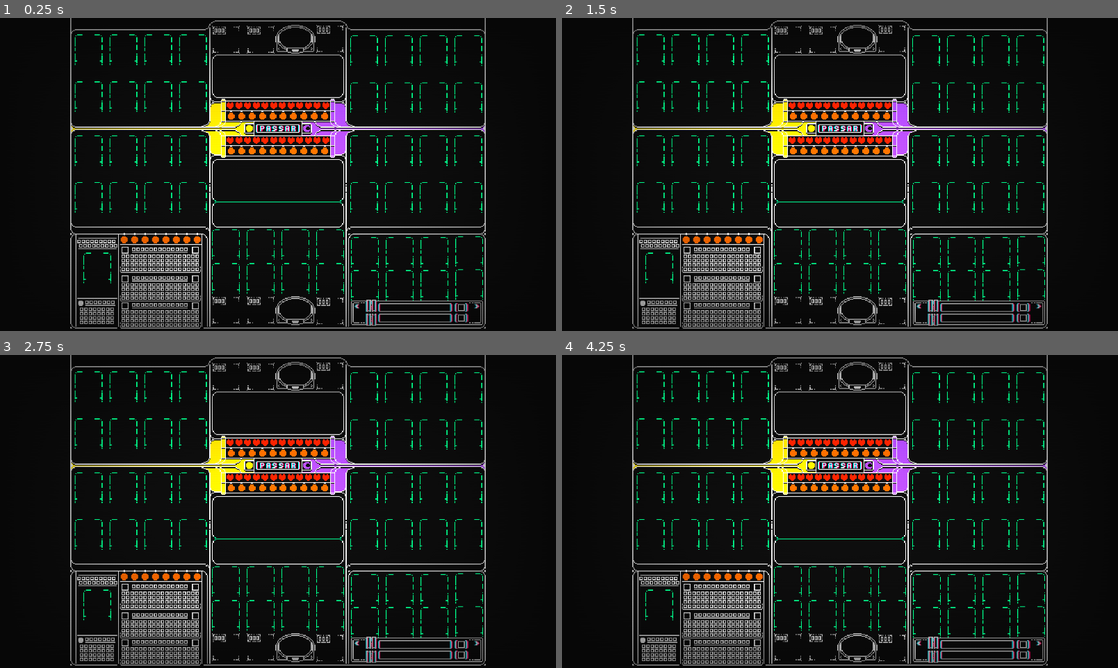
Above: before the commit, frames 1-4 (two rows, left to right).
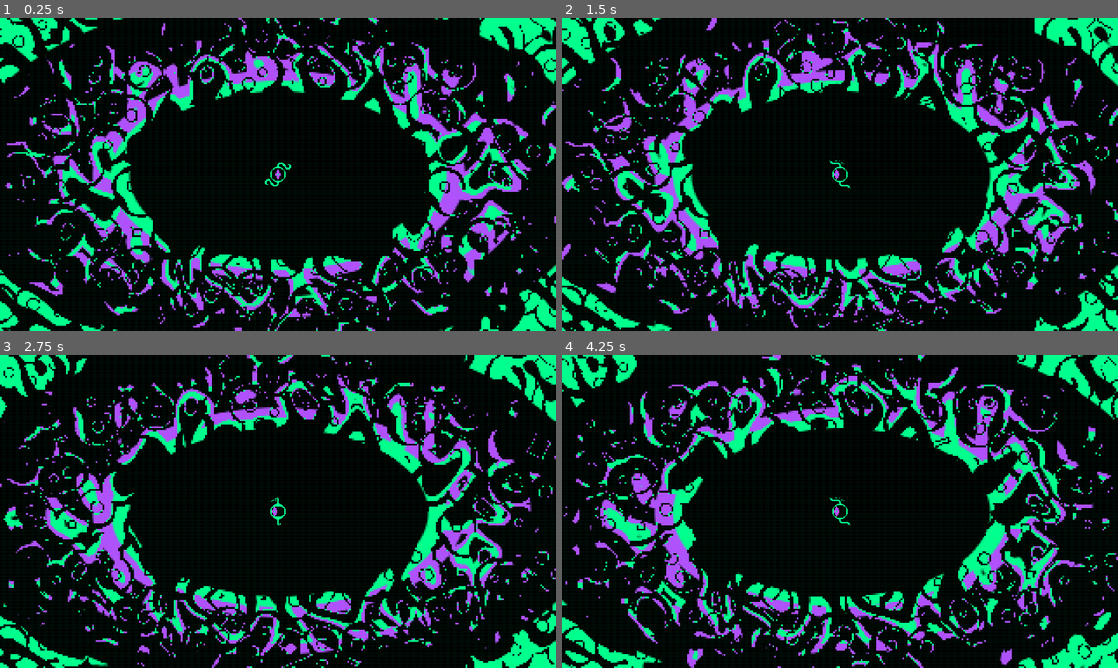
Above: after the commit, the same moments.

Repository: FaunaPolaris/HomeMadeCCG
Game: Godot game, scene res://scenes/main_screen.tscn
The game is run twice, just before and just after one commit, with the same random seed, the same clock (stepped at 60 frames per second) and the same inputs. Before the commit the project has no main scene; this scene is started directly in both runs.
Inputs (mouse positions are in pixels of both pictures, inside the frame that each line leads up to):
- Up to frame 1 (0.25 s): no input
- Up to frame 2 (1.5 s): move the mouse to (650, 155) at 0.52 s; move the mouse to (684, 155) at 1.27 s
- Up to frame 3 (2.75 s): move the mouse to (155, 492) at 2.02 s
- Up to frame 4 (4.25 s): move the mouse to (756, 492) at 2.77 s; move the mouse to (650, 539) at 3.52 s

The runs differ from the first frame. In frame 1, 33% of the frame differs, in the area x 0-100%, y 0-100%; in frame 2, 33%; in frame 3, 33%; in frame 4, 33%.

Commit message:
eye follow mouse

Diff:
--- a/assets/fonts/pixelCode/PixelCode-ascii.tres
+++ /dev/null
@@ -1,12 +0,0 @@
-[gd_resource type="FontVariation" format=3 uid="uid://u8p75juxej0k"]
-
-[ext_resource type="FontFile" uid="uid://bty1pp6s8t50f" path="res://assets/fonts/pixelCode/PixelCode.ttf" id="1_n4uuk"]
-
-[resource]
-base_font = ExtResource("1_n4uuk")
-opentype_features = {
-1818847073: 0
-}
-spacing_glyph = 3
-spacing_top = -6
-spacing_bottom = -6
--- a/project.godot
+++ b/project.godot
@@ -11,6 +11,7 @@
 [application]
 
 config/name="HomeMadeCCG"
+run/main_scene="uid://bdu40nrmmxdpv"
 config/features=PackedStringArray("4.7", "Forward Plus")
 config/icon="res://icon.svg"
 
--- a/scenes/main_screen.tscn
+++ b/scenes/main_screen.tscn
@@ -1,78 +1,74 @@
 [gd_scene format=3 uid="uid://bdu40nrmmxdpv"]
 
 [ext_resource type="Texture2D" uid="uid://f7bcjx5cxiwo" path="res://assets/interface/fullScreen.png" id="1_7fvvs"]
-[ext_resource type="Shader" uid="uid://bkxddtwrkqf6k" path="res://resources/shaders/ditheing.gdshader" id="2_kusfh"]
-[ext_resource type="PackedScene" uid="uid://b32tohjkxe4gr" path="res://scenes/board.tscn" id="3_aum10"]
-[ext_resource type="PackedScene" uid="uid://das8ust08qhbe" path="res://scenes/Card.tscn" id="4_lushf"]
-[ext_resource type="PackedScene" uid="uid://cnimoriqnc8d8" path="res://scenes/pile_info.tscn" id="4_w87pm"]
+[ext_resource type="Shader" uid="uid://by0kyii641h7y" path="res://resources/shaders/clouds.gdshader" id="1_kusfh"]
+[ext_resource type="PackedScene" uid="uid://cw8ikblukwfab" path="res://scenes/player.tscn" id="3_aum10"]
+
+[sub_resource type="Gradient" id="Gradient_lushf"]
+offsets = PackedFloat32Array(0.1456693, 0.16929133, 0.22047244, 0.22834645, 0.42125985, 0.46456692, 0.5511811, 0.8543307)
+colors = PackedColorArray(-0.13009879, -0.13009879, -0.13009879, 1, 1.1245995, 1.1245995, 1.1245995, 1, 1.1208677, 1.1208677, 1.1208677, 1, 0, 0, 0, 1, 0, 0, 0, 1, 1, 1, 1, 1, 1, 1, 1, 1, 0, 0, 0, 1)
+
+[sub_resource type="FastNoiseLite" id="FastNoiseLite_aum10"]
+noise_type = 3
+fractal_type = 2
+fractal_lacunarity = 0.0
+fractal_weighted_strength = 0.5
+
+[sub_resource type="NoiseTexture2D" id="NoiseTexture2D_kusfh"]
+noise = SubResource("FastNoiseLite_aum10")
+color_ramp = SubResource("Gradient_lushf")
+seamless = true
+
+[sub_resource type="Gradient" id="Gradient_23dc1"]
+interpolation_mode = 1
+offsets = PackedFloat32Array(0.2480315, 0.27952754, 0.32677165, 0.7480315, 0.77952754)
+colors = PackedColorArray(0, 0, 0, 1, 1, 1, 1, 1, 0, 0, 0, 1, 0, 0, 0, 1, 1, 1, 1, 1)
+
+[sub_resource type="FastNoiseLite" id="FastNoiseLite_a46j4"]
+noise_type = 2
+frequency = 0.0025
+fractal_type = 3
+fractal_lacunarity = 1.6
+fractal_gain = -4.5
+
+[sub_resource type="NoiseTexture2D" id="NoiseTexture2D_w87pm"]
+noise = SubResource("FastNoiseLite_a46j4")
+color_ramp = SubResource("Gradient_23dc1")
+seamless = true
+seamless_blend_skirt = 0.141
+
+[sub_resource type="Gradient" id="Gradient_aum10"]
+interpolation_mode = 1
+offsets = PackedFloat32Array(0.2007874, 0.4055118, 0.53543305, 0.57086617, 0.6062992, 0.86220473)
+colors = PackedColorArray(0, 0, 0, 1, 0, 0, 0, 1, 0, 1, 0.54901963, 1, 0.7058824, 0.3019608, 1, 1, 0, 0, 0, 1, 0, 1, 0.54901963, 1)
+
+[sub_resource type="GradientTexture1D" id="GradientTexture1D_il54y"]
+gradient = SubResource("Gradient_aum10")
 
 [sub_resource type="ShaderMaterial" id="ShaderMaterial_barbo"]
-shader = ExtResource("2_kusfh")
-shader_parameter/resolution = Vector2(640, 360)
-shader_parameter/scan_line_amount = 0.10000000475
-shader_parameter/warp_amount = 0.0
-shader_parameter/vignette_amount = 0.750000035625
-shader_parameter/vignette_intensity = 0.3
-shader_parameter/grille_amount = 0.10000000475
-shader_parameter/brightness_boost = 1.2
+shader = ExtResource("1_kusfh")
+shader_parameter/pixelation = Vector2(320, 180)
+shader_parameter/cloud_noise1 = SubResource("NoiseTexture2D_kusfh")
+shader_parameter/scroll_speed1 = Vector2(0.02, 0.007)
+shader_parameter/cloud_noise2 = SubResource("NoiseTexture2D_w87pm")
+shader_parameter/scroll_speed2 = Vector2(-0.015, -0.004)
+shader_parameter/center_pos = Vector2(0.5, 0.5)
+shader_parameter/position_impact = 0.75
+shader_parameter/color_gardient = SubResource("GradientTexture1D_il54y")
 
 [node name="main screen" type="Node2D" unique_id=1814321988]
 texture_filter = 1
 scale = Vector2(3, 3)
 
+[node name="background" type="ColorRect" parent="." unique_id=785868584]
+material = SubResource("ShaderMaterial_barbo")
+offset_right = 640.0
+offset_bottom = 360.0
+color = Color(0.08456469, 0.08161908, 0.18327162, 1)
+
 [node name="interface skeleton" type="Sprite2D" parent="." unique_id=848521970]
 position = Vector2(320, 180)
 texture = ExtResource("1_7fvvs")
 
-[node name="background" type="ColorRect" parent="." unique_id=785868584]
-material = SubResource("ShaderMaterial_barbo")
-offset_right = 640.0
-offset_bottom = 360.0
-
-[node name="board" parent="." unique_id=1450812951 instance=ExtResource("3_aum10")]
-position = Vector2(82, 129)
-
-[node name="board2" parent="." unique_id=497333061 instance=ExtResource("3_aum10")]
-position = Vector2(82, 13)
-
-[node name="board3" parent="." unique_id=512210961 instance=ExtResource("3_aum10")]
-position = Vector2(399, 14)
-
-[node name="board4" parent="." unique_id=479860727 instance=ExtResource("3_aum10")]
-position = Vector2(399, 129)
-
-[node name="pile_info" parent="." unique_id=662945716 instance=ExtResource("4_w87pm")]
-position = Vector2(398.99997, 241.00002)
-
-[node name="card_info" type="Node2D" parent="." unique_id=1771088231]
-position = Vector2(82, 241)
-
-[node name="card" parent="card_info" unique_id=1773072902 instance=ExtResource("4_lushf")]
-position = Vector2(13, 27)
-
-[node name="deck_info" type="Node2D" parent="." unique_id=1067763038]
-position = Vector2(244, 244)
-
-[node name="card" parent="deck_info" unique_id=1534479896 instance=ExtResource("4_lushf")]
-position = Vector2(-1, -3)
-
-[node name="card2" parent="deck_info" unique_id=1231707230 instance=ExtResource("4_lushf")]
-position = Vector2(39, -3)
-
-[node name="card3" parent="deck_info" unique_id=1331632340 instance=ExtResource("4_lushf")]
-position = Vector2(79, -3)
-
-[node name="card4" parent="deck_info" unique_id=439196966 instance=ExtResource("4_lushf")]
-position = Vector2(119, -3)
-
-[node name="card5" parent="deck_info" unique_id=199697429 instance=ExtResource("4_lushf")]
-position = Vector2(-1, 36.000008)
-
-[node name="card6" parent="deck_info" unique_id=678551653 instance=ExtResource("4_lushf")]
-position = Vector2(39, 36.000008)
-
-[node name="card7" parent="deck_info" unique_id=939605719 instance=ExtResource("4_lushf")]
-position = Vector2(79, 36.000008)
-
-[node name="card8" parent="deck_info" unique_id=1455400697 instance=ExtResource("4_lushf")]
-position = Vector2(119, 36.000008)
+[node name="player" parent="." unique_id=339894636 instance=ExtResource("3_aum10")]
+position = Vector2(320, 180)
--- /dev/null
+++ b/scenes/player.tscn
@@ -0,0 +1,265 @@
+[gd_scene format=3 uid="uid://cw8ikblukwfab"]
+
+[ext_resource type="Script" uid="uid://g75muqlil1a0" path="res://script/player.gd" id="1_dqkch"]
+[ext_resource type="Texture2D" uid="uid://btx6ldow4qsht" path="res://assets/player/initial/pupil.png" id="1_qhqgy"]
+[ext_resource type="Texture2D" uid="uid://dh5dns8b40bfn" path="res://assets/player/initial/tentacles.png" id="2_dqkch"]
+[ext_resource type="Texture2D" uid="uid://bf2y1bwnabwnv" path="res://assets/player/initial/eye.png" id="3_qlg0r"]
+
+[sub_resource type="AtlasTexture" id="AtlasTexture_tuyoq"]
+atlas = ExtResource("1_qhqgy")
+region = Rect2(0, 0, 32, 32)
+
+[sub_resource type="AtlasTexture" id="AtlasTexture_fjrip"]
+atlas = ExtResource("1_qhqgy")
+region = Rect2(96, 0, 32, 32)
+
+[sub_resource type="AtlasTexture" id="AtlasTexture_smehm"]
+atlas = ExtResource("1_qhqgy")
+region = Rect2(128, 0, 32, 32)
+
+[sub_resource type="AtlasTexture" id="AtlasTexture_qhqgy"]
+atlas = ExtResource("1_qhqgy")
+region = Rect2(0, 0, 32, 32)
+
+[sub_resource type="AtlasTexture" id="AtlasTexture_dqkch"]
+atlas = ExtResource("1_qhqgy")
+region = Rect2(32, 0, 32, 32)
+
+[sub_resource type="AtlasTexture" id="AtlasTexture_qlg0r"]
+atlas = ExtResource("1_qhqgy")
+region = Rect2(64, 0, 32, 32)
+
+[sub_resource type="AtlasTexture" id="AtlasTexture_ur7pv"]
+atlas = ExtResource("1_qhqgy")
+region = Rect2(0, 0, 32, 32)
+
+[sub_resource type="AtlasTexture" id="AtlasTexture_fulsm"]
+atlas = ExtResource("1_qhqgy")
+region = Rect2(128, 0, 32, 32)
+
+[sub_resource type="AtlasTexture" id="AtlasTexture_4r5pv"]
+atlas = ExtResource("1_qhqgy")
+region = Rect2(96, 0, 32, 32)
+
+[sub_resource type="AtlasTexture" id="AtlasTexture_60mlk"]
+atlas = ExtResource("1_qhqgy")
+region = Rect2(0, 0, 32, 32)
+
+[sub_resource type="AtlasTexture" id="AtlasTexture_y4r1p"]
+atlas = ExtResource("1_qhqgy")
+region = Rect2(64, 0, 32, 32)
+
+[sub_resource type="AtlasTexture" id="AtlasTexture_d2wvv"]
+atlas = ExtResource("1_qhqgy")
+region = Rect2(32, 0, 32, 32)
+
+[sub_resource type="AtlasTexture" id="AtlasTexture_3v2ag"]
+atlas = ExtResource("1_qhqgy")
+region = Rect2(0, 0, 32, 32)
+
+[sub_resource type="SpriteFrames" id="SpriteFrames_barbo"]
+animations = [{
+"frames": [{
+"duration": 1.0,
+"texture": SubResource("AtlasTexture_tuyoq")
+}, {
+"duration": 1.0,
+"texture": SubResource("AtlasTexture_fjrip")
+}, {
+"duration": 1.0,
+"texture": SubResource("AtlasTexture_smehm")
+}],
+"loop": 0,
+"name": &"center>left",
+"speed": 5.0
+}, {
+"frames": [{
+"duration": 1.0,
+"texture": SubResource("AtlasTexture_qhqgy")
+}, {
+"duration": 1.0,
+"texture": SubResource("AtlasTexture_dqkch")
+}, {
+"duration": 1.0,
+"texture": SubResource("AtlasTexture_qlg0r")
+}],
+"loop": 0,
+"name": &"center>right",
+"speed": 5.0
+}, {
+"frames": [{
+"duration": 1.0,
+"texture": SubResource("AtlasTexture_ur7pv")
+}],
+"loop": 0,
+"name": &"default",
+"speed": 5.0
+}, {
+"frames": [{
+"duration": 1.0,
+"texture": SubResource("AtlasTexture_fulsm")
+}, {
+"duration": 1.0,
+"texture": SubResource("AtlasTexture_4r5pv")
+}, {
+"duration": 1.0,
+"texture": SubResource("AtlasTexture_60mlk")
+}],
+"loop": 0,
+"name": &"left>center",
+"speed": 5.0
+}, {
+"frames": [{
+"duration": 1.0,
+"texture": SubResource("AtlasTexture_y4r1p")
+}, {
+"duration": 1.0,
+"texture": SubResource("AtlasTexture_d2wvv")
+}, {
+"duration": 1.0,
+"texture": SubResource("AtlasTexture_3v2ag")
+}],
+"loop": 0,
+"name": &"right>center",
+"speed": 5.0
+}]
+
+[sub_resource type="AtlasTexture" id="AtlasTexture_jej6c"]
+atlas = ExtResource("2_dqkch")
+region = Rect2(0, 0, 32, 32)
+
+[sub_resource type="AtlasTexture" id="AtlasTexture_f1ej7"]
+atlas = ExtResource("2_dqkch")
+region = Rect2(32, 0, 32, 32)
+
+[sub_resource type="AtlasTexture" id="AtlasTexture_oprun"]
+atlas = ExtResource("2_dqkch")
+region = Rect2(64, 0, 32, 32)
+
+[sub_resource type="AtlasTexture" id="AtlasTexture_a8ls1"]
+atlas = ExtResource("2_dqkch")
+region = Rect2(96, 0, 32, 32)
+
+[sub_resource type="AtlasTexture" id="AtlasTexture_qfm1y"]
+atlas = ExtResource("2_dqkch")
+region = Rect2(128, 0, 32, 32)
+
+[sub_resource type="AtlasTexture" id="AtlasTexture_i4ail"]
+atlas = ExtResource("2_dqkch")
+region = Rect2(160, 0, 32, 32)
+
+[sub_resource type="AtlasTexture" id="AtlasTexture_a38lo"]
+atlas = ExtResource("2_dqkch")
+region = Rect2(192, 0, 32, 32)
+
+[sub_resource type="AtlasTexture" id="AtlasTexture_4ni07"]
+atlas = ExtResource("2_dqkch")
+region = Rect2(224, 0, 32, 32)
+
+[sub_resource type="AtlasTexture" id="AtlasTexture_l71n6"]
+atlas = ExtResource("2_dqkch")
+region = Rect2(256, 0, 32, 32)
+
+[sub_resource type="AtlasTexture" id="AtlasTexture_ke2ow"]
+atlas = ExtResource("2_dqkch")
+region = Rect2(288, 0, 32, 32)
+
+[sub_resource type="SpriteFrames" id="SpriteFrames_6q7oa"]
+animations = [{
+"frames": [{
+"duration": 0.5,
+"texture": SubResource("AtlasTexture_jej6c")
+}, {
+"duration": 0.5,
+"texture": SubResource("AtlasTexture_f1ej7")
+}, {
+"duration": 1.5,
+"texture": SubResource("AtlasTexture_oprun")
+}, {
+"duration": 2.0,
+"texture": SubResource("AtlasTexture_a8ls1")
+}, {
+"duration": 1.0,
+"texture": SubResource("AtlasTexture_qfm1y")
+}, {
+"duration": 0.5,
+"texture": SubResource("AtlasTexture_i4ail")
+}, {
+"duration": 0.5,
+"texture": SubResource("AtlasTexture_a38lo")
+}, {
+"duration": 1.5,
+"texture": SubResource("AtlasTexture_4ni07")
+}, {
+"duration": 2.0,
+"texture": SubResource("AtlasTexture_l71n6")
+}, {
+"duration": 1.0,
+"texture": SubResource("AtlasTexture_ke2ow")
+}],
+"loop": 1,
+"name": &"default",
+"speed": 4.0
+}]
+
+[sub_resource type="AtlasTexture" id="AtlasTexture_ujl30"]
+atlas = ExtResource("3_qlg0r")
+region = Rect2(0, 0, 32, 32)
+
+[sub_resource type="AtlasTexture" id="AtlasTexture_31cv2"]
+atlas = ExtResource("3_qlg0r")
+region = Rect2(32, 0, 32, 32)
+
+[sub_resource type="AtlasTexture" id="AtlasTexture_pf23h"]
+atlas = ExtResource("3_qlg0r")
+region = Rect2(64, 0, 32, 32)
+
+[sub_resource type="AtlasTexture" id="AtlasTexture_dt7fs"]
+atlas = ExtResource("3_qlg0r")
+region = Rect2(96, 0, 32, 32)
+
+[sub_resource type="AtlasTexture" id="AtlasTexture_wqfne"]
+atlas = ExtResource("3_qlg0r")
+region = Rect2(128, 0, 32, 32)
+
+[sub_resource type="SpriteFrames" id="SpriteFrames_t2c55"]
+animations = [{
+"frames": [{
+"duration": 60.0,
+"texture": SubResource("AtlasTexture_ujl30")
+}, {
+"duration": 1.0,
+"texture": SubResource("AtlasTexture_31cv2")
+}, {
+"duration": 1.0,
+"texture": SubResource("AtlasTexture_pf23h")
+}, {
+"duration": 1.0,
+"texture": SubResource("AtlasTexture_dt7fs")
+}, {
+"duration": 1.0,
+"texture": SubResource("AtlasTexture_wqfne")
+}],
+"loop": 2,
+"name": &"default",
+"speed": 8.0
+}]
+
+[node name="player" type="Node2D" unique_id=339894636]
+texture_filter = 1
+script = ExtResource("1_dqkch")
+
+[node name="pupil" type="AnimatedSprite2D" parent="." unique_id=679342579]
+sprite_frames = SubResource("SpriteFrames_barbo")
+animation = &"right>center"
+autoplay = "default"
+
+[node name="tentacles" type="AnimatedSprite2D" parent="." unique_id=1465056962]
+sprite_frames = SubResource("SpriteFrames_6q7oa")
+autoplay = "default"
+frame_progress = 0.20603922
+
+[node name="eye" type="AnimatedSprite2D" parent="." unique_id=408149468]
+sprite_frames = SubResource("SpriteFrames_t2c55")
+autoplay = "default"
+frame_progress = 0.74621195
--- /dev/null
+++ b/script/player.gd
@@ -0,0 +1,38 @@
+extends Node2D
+
+
+enum e_direction {
+	LEFT,
+	CENTER,
+	RIGHT
+}
+
+var	looking	= e_direction.CENTER
+
+func	_process(delta: float) -> void:
+	var mouse_direction	= direction_of(get_viewport().get_mouse_position())
+	look(mouse_direction)
+
+func	look(mouse_direction : e_direction) -> void:
+	if looking == mouse_direction:
+		return
+	if mouse_direction == e_direction.LEFT:
+		$pupil.play("center>left")
+		looking = e_direction.LEFT
+	elif mouse_direction == e_direction.RIGHT:
+		$pupil.play("center>right")
+		looking = e_direction.RIGHT
+	if mouse_direction == e_direction.CENTER:
+		if looking == e_direction.LEFT:
+			$pupil.play("left>center")
+			looking = e_direction.CENTER
+		if looking == e_direction.RIGHT:
+			$pupil.play("right>center")
+			looking = e_direction.CENTER
+
+func	direction_of(mouse_position : Vector2) -> e_direction:
+	if mouse_position.x > 1280:
+		return e_direction.RIGHT
+	elif mouse_position.x < 640:
+		return e_direction.LEFT
+	return e_direction.CENTER
Binary file removed: assets/fonts/712_serif.ttf
Not shown, removed: assets/fonts/712_serif.ttf.import
Binary file removed: assets/fonts/Eirian.otf
Not shown, removed: assets/fonts/Eirian.otf.import
Binary file removed: assets/fonts/Eirian.ttf
Not shown, removed: assets/fonts/Eirian.ttf.import
Not shown, removed: assets/fonts/License.txt
Binary file removed: assets/fonts/TinyPixels.png
Not shown, removed: assets/fonts/TinyPixels.png.import
Not shown, removed: assets/fonts/license.txt
Not shown, removed: assets/fonts/pixelCode/PixelCode-Black-Italic.ttf.import
Binary file removed: assets/fonts/pixelCode/PixelCode-Black.ttf
(and 50 more such lines)
